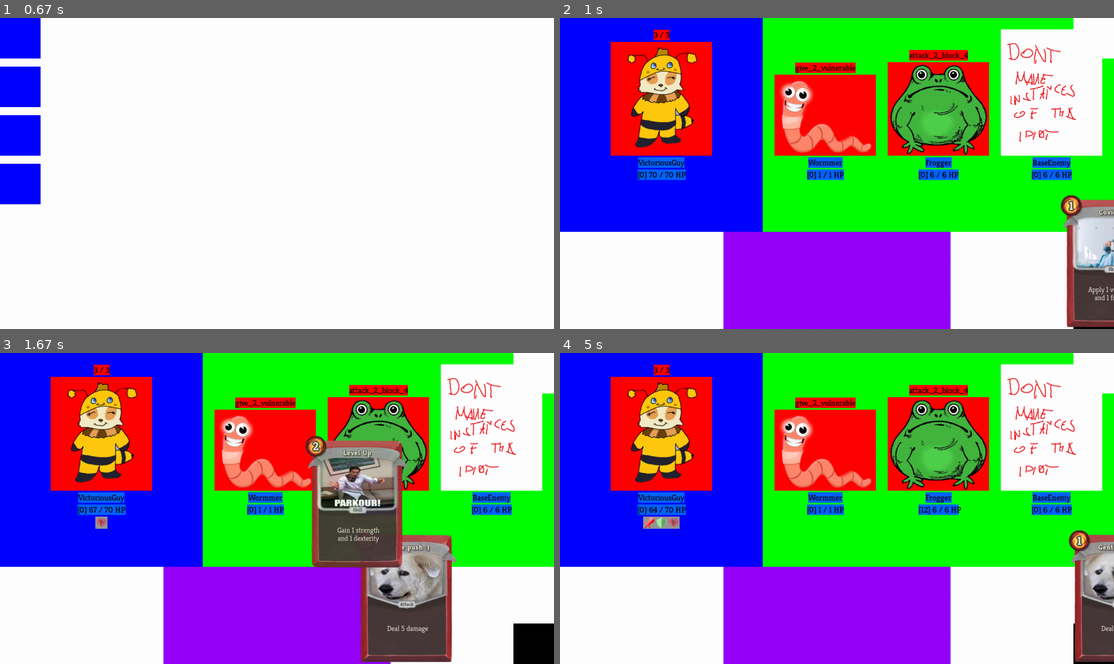
Above: before the commit, frames 1-4 (two rows, left to right).
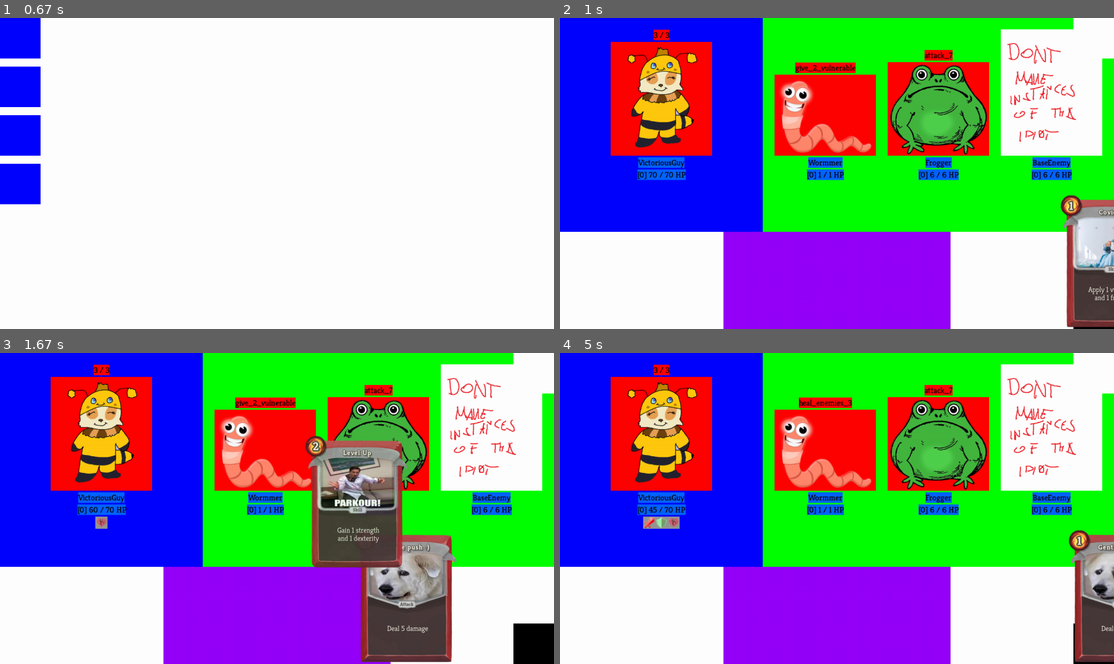
Above: after the commit, the same moments.

Repository: DawidKrolikiewicz/SlayTheSpire-WITH-PYGAME
Game: pygame game, started from CardGame/GameFolder/main.py
Same seed, same stepped clock (60 frames per second), same inputs: the game is played once before the commit and once after it.
Inputs (mouse positions are in pixels of both pictures, inside the frame that each line leads up to):
- Up to frame 1 (0.67 s): no input
- Up to frame 2 (1 s): press the mouse at (582, 36) at 0.87 s; move the mouse to (643, 73) at 0.97 s
- Up to frame 3 (1.67 s): release the mouse at (144, 446) at 1.1 s; click (531, 642) at 1.22 s; press the mouse at (476, 595) at 1.53 s; move the mouse to (354, 502) at 1.63 s
- Up to frame 4 (5 s): release the mouse at (792, 405) at 1.77 s; press the mouse at (920, 595) at 1.87 s; move the mouse to (875, 573) at 1.97 s; release the mouse at (831, 552) at 2.1 s; press the mouse at (870, 570) at 2.2 s; move the mouse to (931, 595) at 2.3 s; release the mouse at (992, 620) at 2.43 s; press the mouse at (870, 570) at 2.53 s; move the mouse to (814, 514) at 2.63 s; release the mouse at (764, 458) at 2.77 s; press the mouse at (809, 595) at 2.87 s; move the mouse to (764, 564) at 2.97 s; release the mouse at (720, 533) at 3.1 s; press the mouse at (781, 595) at 3.2 s; move the mouse to (726, 552) at 3.3 s; release the mouse at (670, 511) at 3.43 s; click (842, 608) at 3.55 s; press the mouse at (892, 595) at 3.87 s; move the mouse to (837, 598) at 3.97 s; release the mouse at (776, 601) at 4.1 s; press the mouse at (781, 595) at 4.2 s; move the mouse to (837, 548) at 4.3 s; release the mouse at (892, 502) at 4.43 s; press the mouse at (1091, 642) at 4.53 s; move the mouse to (875, 573) at 4.63 s; release the mouse at (659, 502) at 4.77 s; press the mouse at (1091, 642) at 4.87 s; move the mouse to (864, 524) at 4.97 s

Frame 1 is identical in both runs. In frame 2, 0.3% of the frame differs, in the area x 63-74%, y 10-14%; in frame 3, 0.4%; in frame 4, 0.6%, in the area x 16-74%, y 10-52%.

Commit message:
(ups wykomentowałem coś testowo i zostało)

Diff:
--- a/CardGame/GameFolder/enemyFile.py
+++ b/CardGame/GameFolder/enemyFile.py
@@ -49,8 +49,7 @@
         self.rect_sprite = self.image_sprite.get_rect()
         self.rect_sprite.bottom = 340
 
-        #self.list_of_actions = [self.attack_7, self.attack_2_block_4, self.str_1_block_1]
-        self.list_of_actions = [self.attack_2_block_4]
+        self.list_of_actions = [self.attack_7, self.attack_2_block_4, self.str_1_block_1]
 
     def attack_7(self, player, list_of_enemies):
         print(f">> {self.name} attacks!")
@@ -74,8 +73,7 @@
         self.rect_sprite = self.image_sprite.get_rect()
         self.rect_sprite.bottom = 340
 
-        #self.list_of_actions = [self.attack_2_x2, self.heal_enemies_3, self.give_2_vulnerable]
-        self.list_of_actions = [self.heal_enemies_3, self.give_2_vulnerable]
+        self.list_of_actions = [self.attack_2_x2, self.heal_enemies_3, self.give_2_vulnerable]
 
     def attack_2_x2(self, player, list_of_enemies):
         print(f">> {self.name} attacks twice!")
